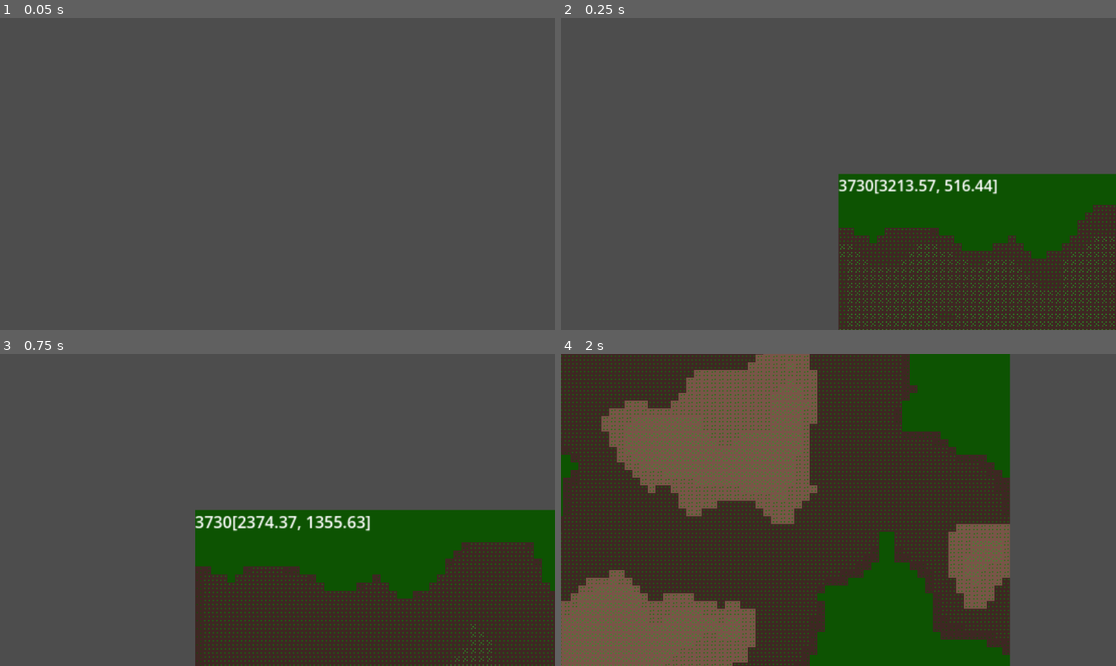
Above: before the commit, frames 1-4 (two rows, left to right).
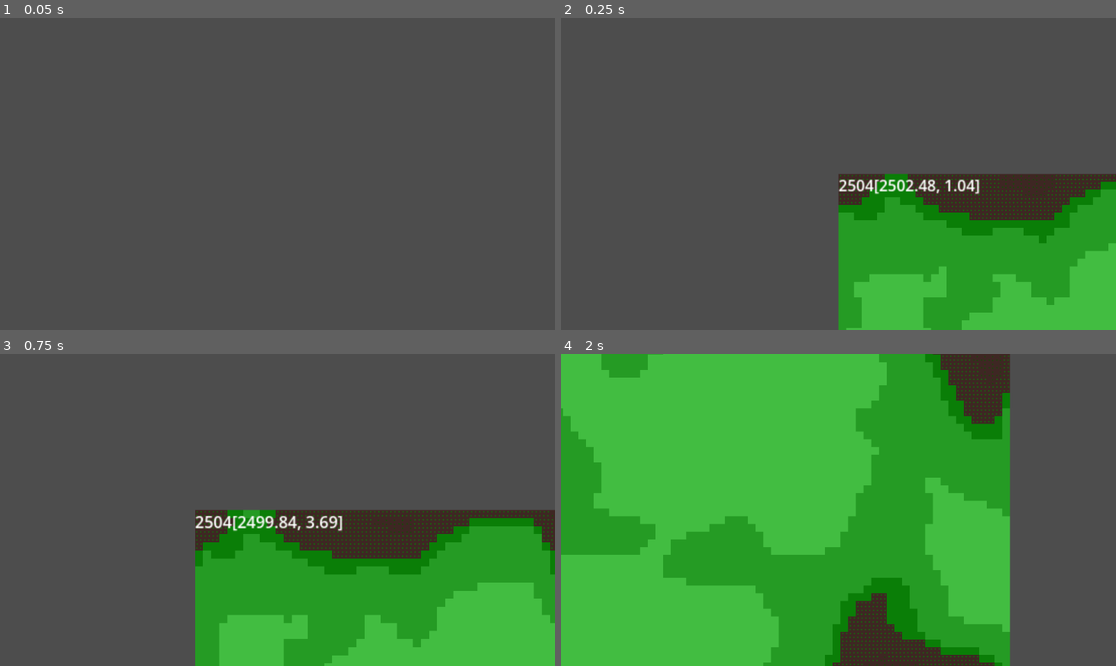
Above: after the commit, the same moments.

Repository: bingecraft-net/sandbox
Game: Godot game, scene res://scenes/game.tscn
Two runs of this game, one before a commit and one after it. Both use one fixed random seed, a clock stepped at 60 frames per second and the inputs below.
Inputs:
- Up to frame 1 (0.05 s): no input
- Up to frame 2 (0.25 s): no input
- Up to frame 3 (0.75 s): hold Right (ui_right) from 0.53 s (still down); tap Z (zoom in) at 0.6 s
- Up to frame 4 (2 s): release Right (ui_right) at 1.28 s; hold Down (ui_down) from 1.28 s (still down); tap X (zoom out) at 1.35 s

Frame 1 is identical in both runs. In frame 2, 24% of the frame differs, in the area x 49-100%, y 50-100%; in frame 3, 32%; in frame 4, 81%, in the area x 0-81%, y 0-100%.

Commit message:
condensation and melting rates based on e^2 and m^2

Diff:
--- a/scripts/game.gd
+++ b/scripts/game.gd
@@ -17,8 +17,8 @@
 		next_grid.push_back([])
 		for y in range(grid_size):
 			var value = Cell.new()
-			var sample = noise.get_noise_2d(x, y)
-			value.energy_density = 4 * clamp(sample, 0, 1)
+			var sample = noise.get_noise_2d(x, y) + .4
+			value.energy_density = max(sample, 0)
 			grid[x].push_back(value)
 			next_grid[x].push_back(Cell.new())
 
@@ -49,8 +49,15 @@
 			e += e_laplacian * timer.wait_time
 
 			# smooth condensation (energy → matter)
-			var condensation_rate = smoothstep(0.0, 1.0, (e - 0.65) / 0.2)
+			var condensation_rate = smoothstep(0., 1., 0 if e < .1 else pow(e - .1, 2))
 			var condense_amount = condensation_rate * timer.wait_time
+
+			# smooth melting (matter → energy)
+			var mass_melting_rate = 0 if m < 0.375 else pow(10 * (m - .375), 2)
+			var energy_melting_rate = smoothstep(0., 1., 0 if e < .33 else pow(3 * e - 1, 2))
+			var melting_rate = (mass_melting_rate + energy_melting_rate)
+			var melt_amount = melting_rate * timer.wait_time
+
 			if e >= condense_amount:
 				e -= condense_amount
 				m += condense_amount
@@ -58,9 +65,6 @@
 				m += e
 				e = 0
 
-			# smooth melting (matter → energy)
-			var melting_rate = smoothstep(0.0, 1.0, (m - 0.75) / 0.2)
-			var melt_amount = melting_rate * timer.wait_time
 			if m >= melt_amount:
 				e += melt_amount
 				m -= melt_amount
@@ -94,6 +98,6 @@
 		var e = energy_density
 		var m = mass_density
 		return Vector2i(
-			0 if e <= 0 else 1 if e <= .65 else 2 if e <= .75 else 3 ,
-			0 if m <= 0 else 1 if m <= 0.75 else 2,
+			ceil(4 * smoothstep(0., 1., e)),
+			ceil(2 * smoothstep(0., 0.375 * 2, m)),
 		)
